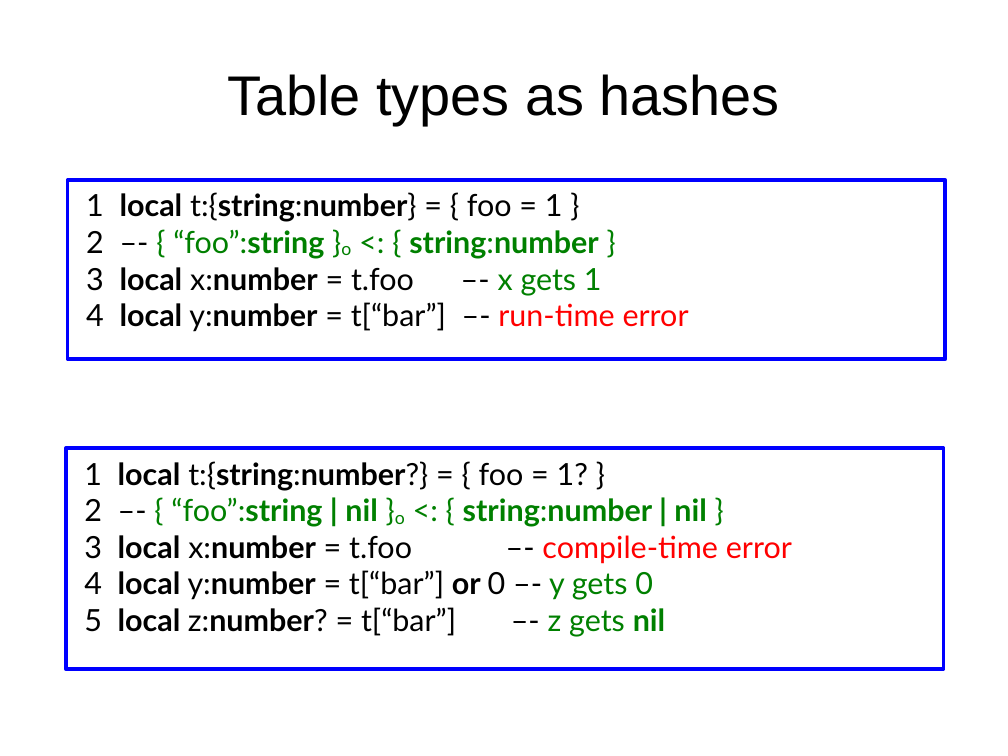
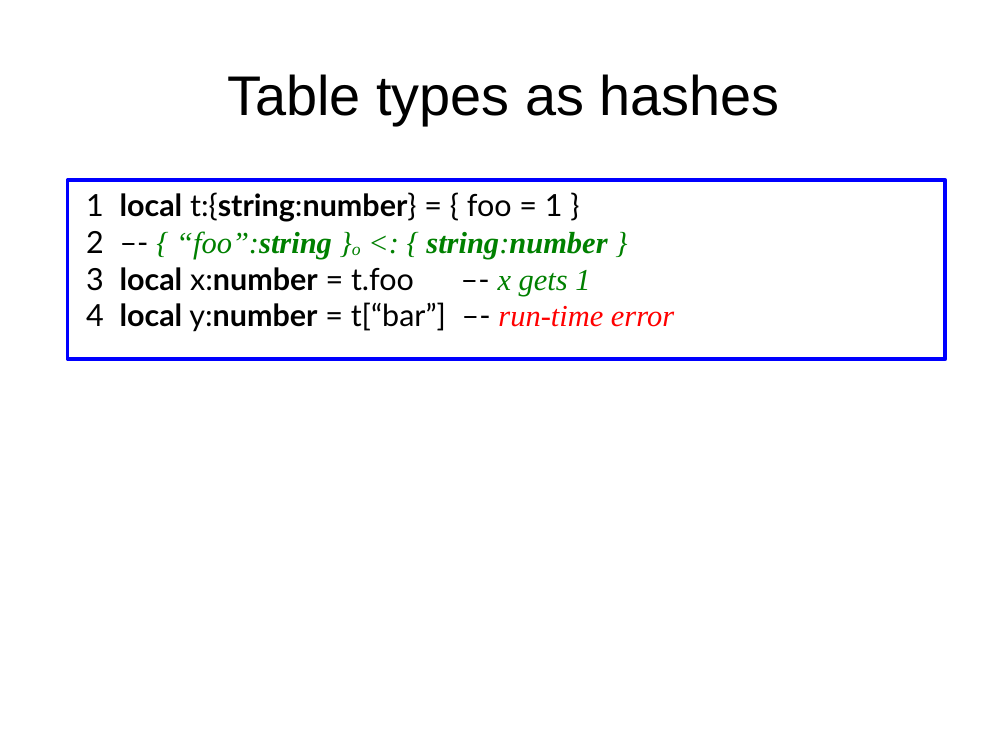
Before and after one commit to andremm/typedlua, a slide deck: slide 17 of doc/slides/dyla2014.odp. Drawn at 1008x756 pixels with LibreOffice and Linux fonts; fonts in the diff are those of the drawing. Boxes give left, top, right and bottom in pixels: in the first picture for what was removed or moved away, otherwise in the second. Text is boxed around its words. In the diff, an @@ line names an element or a change of style, - is before the commit and + after.

```diff
--- a/doc/slides/dyla2014.odp
+++ b/doc/slides/dyla2014.odp
@@ text in rectangle at (86,231,674,332): font Lato to Times New Roman, italic on in "{ “foo”:string }o <: { string:number }", "x gets 1", "run-time error" @@
@@ rectangle removed at (66,448,944,669) @@
-1 local t:{string:number?} = { foo = 1? }
-2 –- { “foo”:string | nil }o <: { string:number | nil }
-3 local x:number = t.foo –- compile-time error
-4 local y:number = t[“bar”] or 0 –- y gets 0
-5 local z:number? = t[“bar”] –- z gets nil
```
Also in this commit, not shown: 20 other slides changed.
